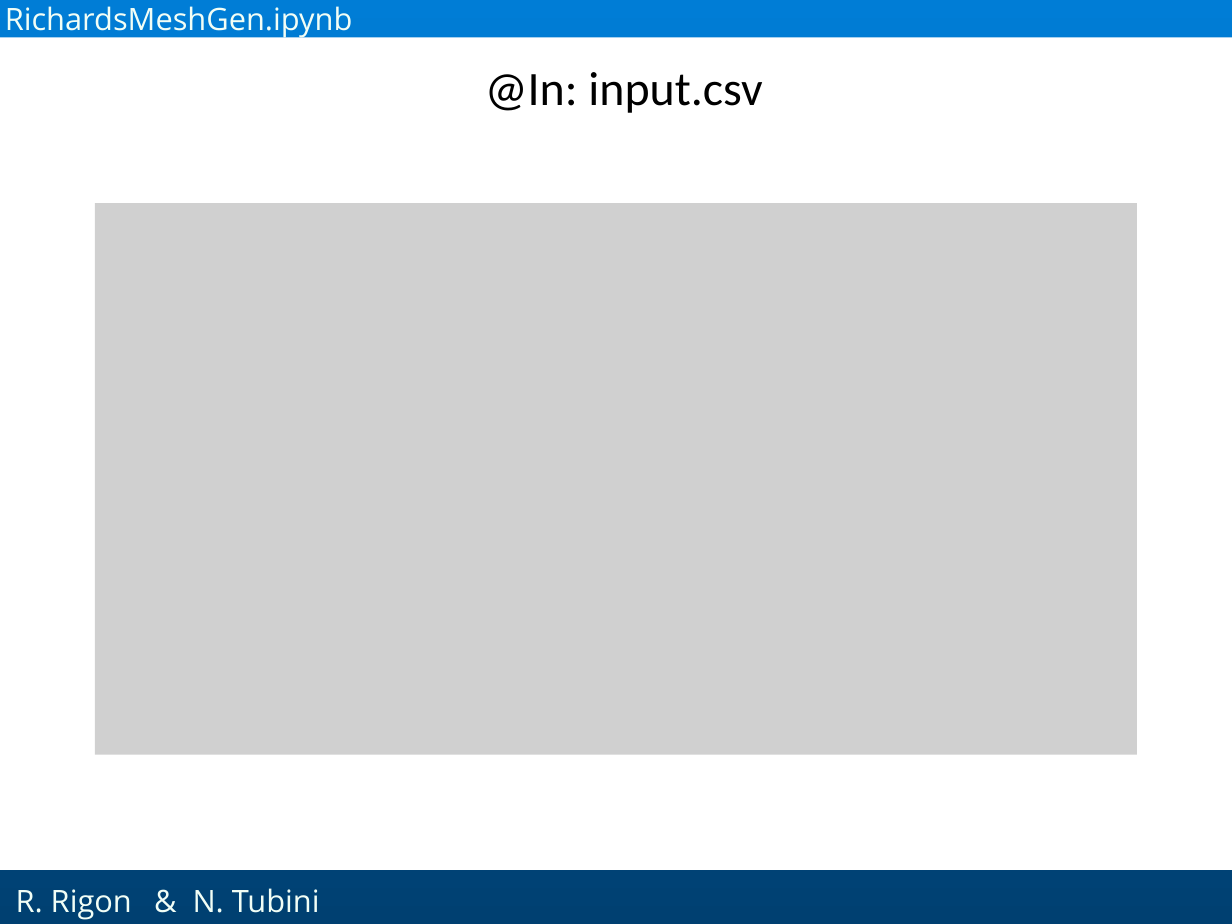
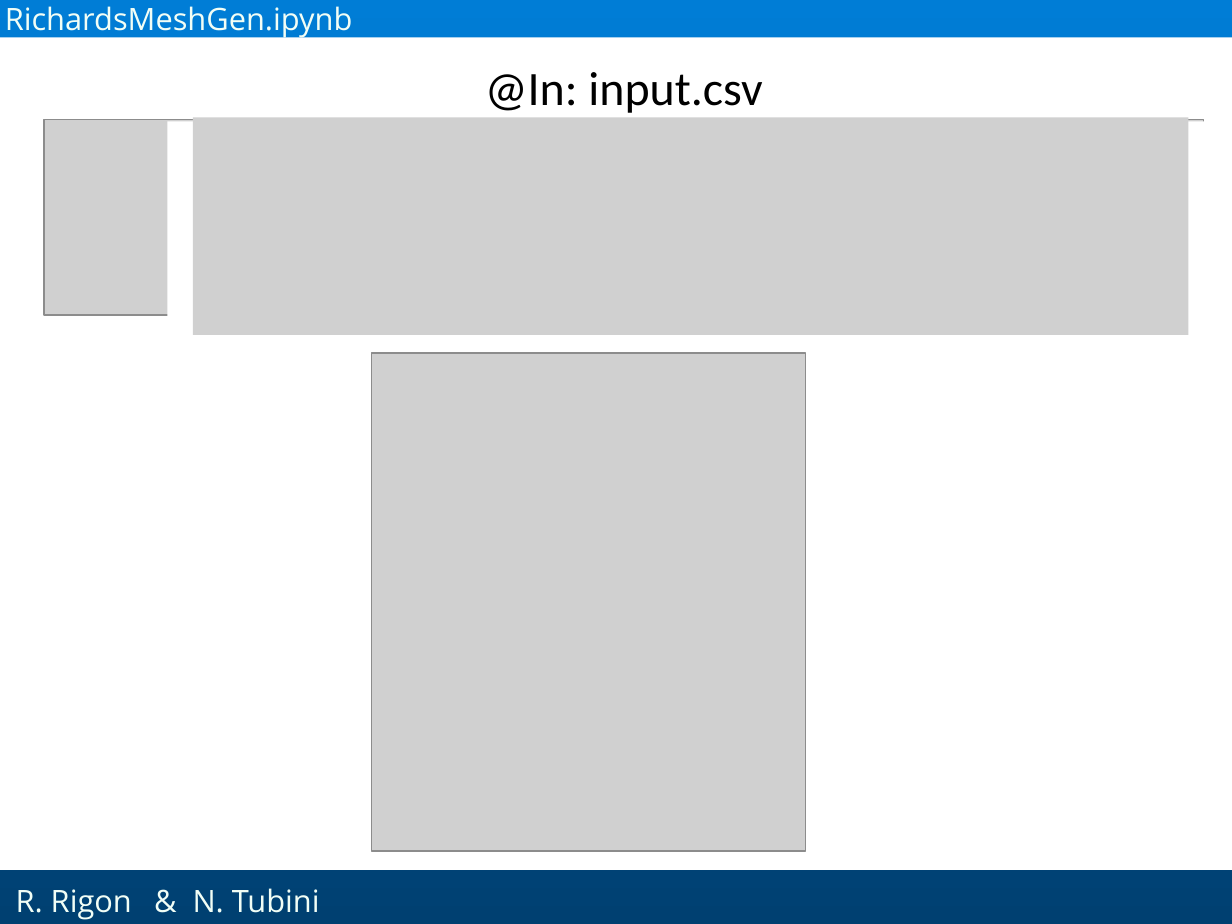
Before and after one commit to GEOframeOMSProjects/OMS_Project_Richards1D, a slide deck: slide 13 of Materials/Richards_English.pptx (slide 17 before the commit). Drawn at 1232x924 pixels with LibreOffice and Linux fonts; fonts in the diff are those of the drawing; grey boxes stand for pictures; background and template pictures are left out. Boxes give left, top, right and bottom in pixels: in the first picture for what was removed or moved away, otherwise in the second. Text is boxed around its words. In the diff, an @@ line names an element or a change of style, - is before the commit and + after.

```diff
--- a/Materials/Richards_English.pptx
+++ b/Materials/Richards_English.pptx
@@ picture added at (193,117,1189,335) @@
@@ picture added at (44,120,1204,315) @@
@@ rectangle added at (168,122,1214,331), fill #FFFFFF @@
@@ picture removed at (95,203,1137,755) @@
@@ picture added at (371,354,806,851) @@
```
Also in this commit, not shown: 22 other slides changed, 4 slides added, 3 slides removed.
